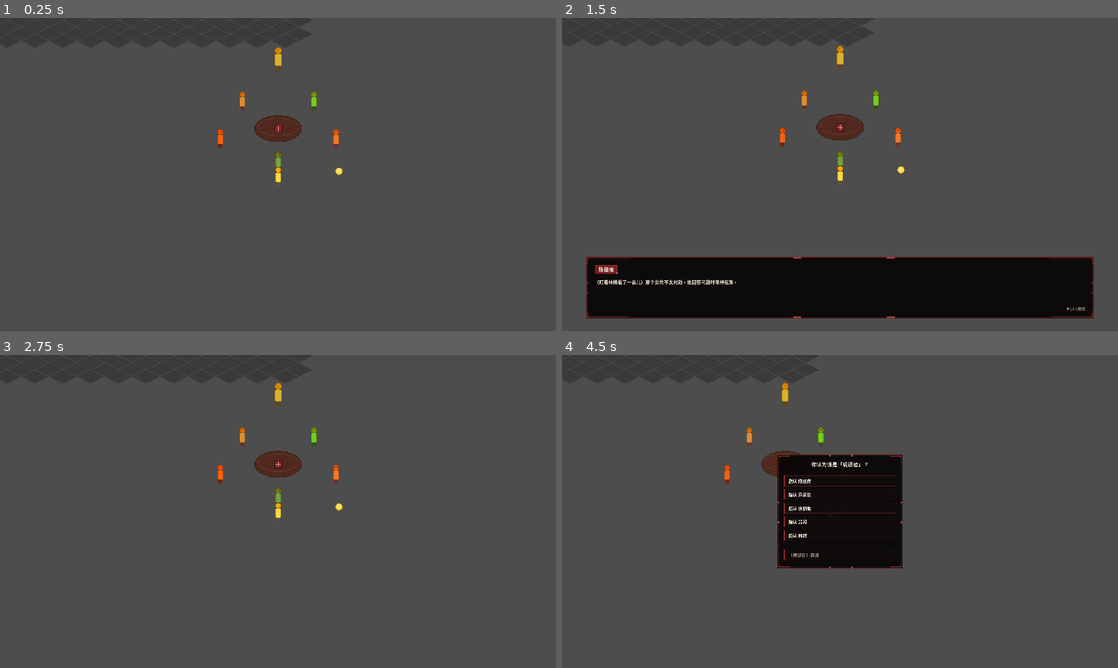
Above: before the commit, frames 1-4 (two rows, left to right).
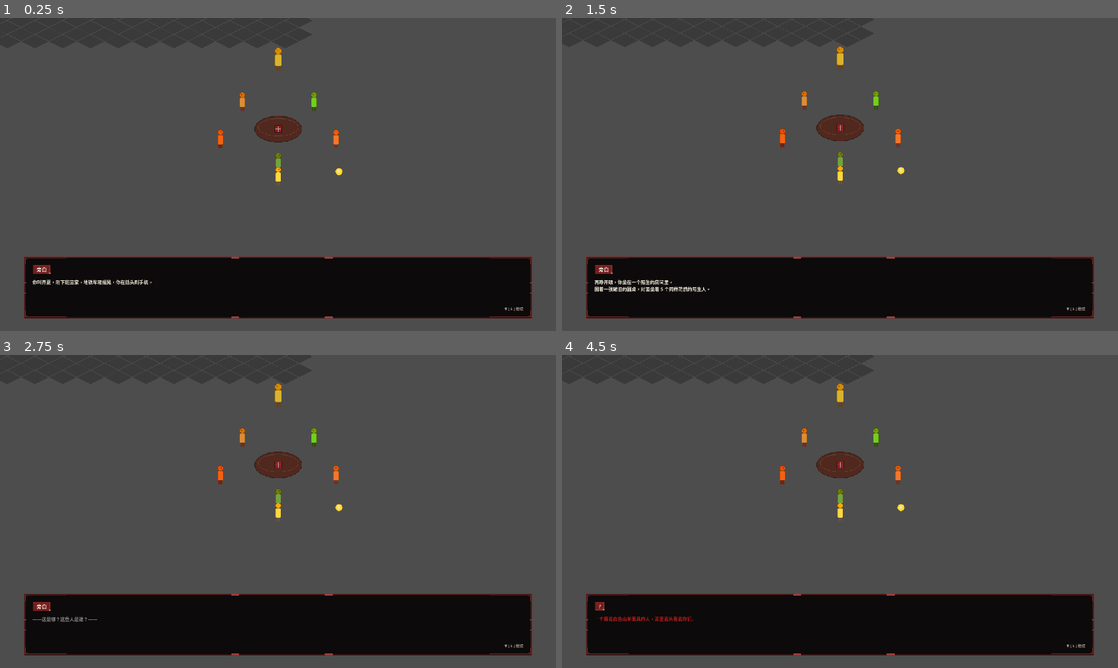
Above: after the commit, the same moments.

Repository: duancang8-ui/My-Game
Game: Godot game, scene res://src/scenes/world/interview_room.tscn
Same seed, same stepped clock (60 frames per second), same inputs: the game is played once before the commit and once after it.
Inputs (mouse positions are in pixels of both pictures, inside the frame that each line leads up to):
- Up to frame 1 (0.25 s): no input
- Up to frame 2 (1.5 s): tap Enter at 0.5 s; move the mouse to (962, 158) at 0.52 s; hold D (move_right) 0.53-1.25 s; hold E (interact) 0.53-1.25 s; click (962, 158) at 0.67 s; click (840, 293) at 1.25 s, where only the run before the commit has a clickable "1. 你怀疑谁是说谎者？"
- Up to frame 3 (2.75 s): tap Space at 2 s; drag from (166, 527) to (278, 502) at 2.02 s
- Up to frame 4 (4.5 s): tap Enter at 2.75 s; move the mouse to (895, 442) at 2.77 s; hold D (move_right) 2.78-3.5 s; tap Alt at 2.85 s; drag from (812, 574) to (795, 502) at 3.52 s; move the mouse to (1006, 558) at 4.27 s; hold A (move_left) from 4.28 s (still down); hold E (interact) from 4.28 s (still down)

The runs differ from the first frame. In frame 1, 18% of the frame differs, in the area x 0-96%, y 0-96%; in frame 2, 0.8%; in frame 3, 18%; in frame 4, 27%, in the area x 2-96%, y 0-96%.

Commit message:
feat(narrative): P4.1 opening cutscene + sheep rules + level HUD
User feedback: 'no cutscene, no narrative — players who haven't read the novel are lost'.

✅ Opening cutscene: 7 lines of narration (你叫齐夏...被押到陌生房间...看见戴山羊面具的人)
✅ Sheep rules cutscene: 6 lines (张强 introduces himself + explains 说谎者 rules)
   - Both auto-chain via auto_next_line_id
   - Player locked during entire intro
✅ CutsceneController: reusable narrative driver (loads dialogue, locks player, emits finished)
✅ LevelHUD: top center panel — '已对话: X/5 名囚徒' + key hint
   - Hidden during cutscene, shown after intro completes
   - Live polls GameState.completed_dialogues for progress
✅ LiarGameOrchestrator: chained intro flow (opening → rules → enable_gameplay)

E2E verification: PASS (HUD hidden during intro → shown after; player locked during → unlocked after)
43/43 unit tests still pass.

Co-authored-by: Cursor <cursoragent@cursor.com>

Diff:
--- a/src/scenes/world/interview_room.tscn
+++ b/src/scenes/world/interview_room.tscn
@@ -9,6 +9,8 @@
 [ext_resource type="Script" uid="uid://2foaf0jt400l" path="res://src/scripts/liar_game/liar_game_orchestrator.gd" id="7_orch"]
 [ext_resource type="Script" uid="uid://d2lqtadja4kaq" path="res://src/scripts/ui/vote_panel.gd" id="8_vote"]
 [ext_resource type="Script" uid="uid://lwsydnvf4tdr" path="res://src/scripts/ui/result_screen.gd" id="9_result"]
+[ext_resource type="Script" uid="uid://hw16wwn6m6js" path="res://src/scripts/cutscene/cutscene_controller.gd" id="10_cutscene"]
+[ext_resource type="Script" uid="uid://rljnyxj01nwo" path="res://src/scripts/ui/level_hud.gd" id="11_hud"]
 
 [node name="InterviewRoom" type="Node2D"]
 
@@ -42,6 +44,26 @@
 [node name="ResultScreen" type="CanvasLayer" parent="."]
 script = ExtResource("9_result")
 
+[node name="OpeningCutscene" type="Node" parent="."]
+script = ExtResource("10_cutscene")
+dialogue_box_path = NodePath("../DialogueBox")
+player_path = NodePath("../YSortContainer/Player")
+dialogue_id = "liar_opening_cutscene"
+auto_start = false
+lock_player = true
+
+[node name="SheepRulesCutscene" type="Node" parent="."]
+script = ExtResource("10_cutscene")
+dialogue_box_path = NodePath("../DialogueBox")
+player_path = NodePath("../YSortContainer/Player")
+dialogue_id = "liar_sheep_rules"
+auto_start = false
+lock_player = true
+
+[node name="LevelHUD" type="CanvasLayer" parent="."]
+script = ExtResource("11_hud")
+npc_dialogue_ids = Array[String](["liar_chen_junnan", "liar_qiao_jiajin", "liar_zhang_lijuan", "liar_su_shan", "liar_lin_qin"])
+
 [node name="LiarGameController" type="Node" parent="."]
 script = ExtResource("6_ctrl")
 
@@ -51,3 +73,6 @@
 vote_panel_path = NodePath("../VotePanel")
 result_screen_path = NodePath("../ResultScreen")
 player_path = NodePath("../YSortContainer/Player")
+cutscene_path = NodePath("../OpeningCutscene")
+rules_cutscene_path = NodePath("../SheepRulesCutscene")
+level_hud_path = NodePath("../LevelHUD")
--- /dev/null
+++ b/src/scripts/cutscene/cutscene_controller.gd
@@ -0,0 +1,64 @@
+extends Node
+
+# 过场剧情控制器：在关卡开始时播放叙述性对话
+# 期间禁用玩家移动；播放完毕后通过 finished 信号通知
+# 复用 DialogueRunner + DialogueBox UI（speaker 留空显示为旁白）
+
+signal finished()
+
+@export var dialogue_box_path: NodePath = NodePath("../DialogueBox")
+@export var player_path: NodePath = NodePath("../YSortContainer/Player")
+@export var dialogue_id: String = ""           ## 待播放的过场对话 id（在 DialogueDatabase 里）
+@export var auto_start: bool = true
+@export var lock_player: bool = true
+
+var _runner: DialogueRunner = null
+var _box: DialogueBox = null
+var _player: Node = null
+
+func _ready() -> void:
+    _box = get_node_or_null(dialogue_box_path) as DialogueBox
+    _player = get_node_or_null(player_path)
+    if _box == null:
+        push_error("CutsceneController: DialogueBox not found at " + str(dialogue_box_path))
+        return
+    if auto_start and dialogue_id != "":
+        call_deferred("play", dialogue_id)
+
+func play(id: String) -> void:
+    var db = get_node_or_null("/root/DialogueDatabase")
+    if db == null or not db.has_dialogue(id):
+        push_warning("CutsceneController: dialogue '%s' not found" % id)
+        finished.emit()
+        return
+    if lock_player and _player != null:
+        _player.set_physics_process(false)
+        if _player.has_method("set"):
+            _player.set("velocity", Vector2.ZERO)
+    _runner = DialogueRunner.new()
+    _runner.dialogue_ended.connect(_on_runner_ended, CONNECT_ONE_SHOT)
+    _box.attach_runner(_runner)
+    # 把 box 的 continue/choice 接到 runner
+    if not _box.continue_pressed.is_connected(_on_continue):
+        _box.continue_pressed.connect(_on_continue)
+    if not _box.choice_picked.is_connected(_on_choice):
+        _box.choice_picked.connect(_on_choice)
+    _runner.start(db.get_lines(id), db.get_start_id(id))
+
+func _on_continue() -> void:
+    if _runner != null:
+        _runner.advance()
+
+func _on_choice(index: int) -> void:
+    if _runner != null:
+        _runner.pick_choice(index)
+
+func _on_runner_ended() -> void:
+    if lock_player and _player != null:
+        _player.set_physics_process(true)
+    if _box.continue_pressed.is_connected(_on_continue):
+        _box.continue_pressed.disconnect(_on_continue)
+    if _box.choice_picked.is_connected(_on_choice):
+        _box.choice_picked.disconnect(_on_choice)
+    _runner = null
+    finished.emit()
--- a/src/scripts/dialogue/dialogue_database.gd
+++ b/src/scripts/dialogue/dialogue_database.gd
@@ -20,6 +20,8 @@
 func _register_builtin_dialogues() -> void:
     register_chen_junnan_intro()
     _register_liar_game_dialogues()
+    _register_liar_opening_cutscene()
+    _register_liar_sheep_rules()
 
 func register(dialogue_id: String, lines: Array, start_id: String) -> void:
     _dialogues_by_id[dialogue_id] = lines
@@ -133,3 +135,73 @@
     l2.auto_next_line_id = ""
 
     register(dialogue_id, [l1, l2], dialogue_id + "_01")
+
+# === P4.1: 开场过场（叙述性，让没读过原作的玩家上手）===
+
+func _register_liar_opening_cutscene() -> void:
+    var lines: Array[DialogueLine] = []
+
+    lines.append(_narration("liar_open_01",
+        "你叫齐夏，刚下班回家。地铁车厢摇晃，你在低头刷手机。"))
+    lines.append(_narration("liar_open_02",
+        "下一秒——[color=#b71c1c]脚下一空[/color]。"))
+    lines.append(_narration("liar_open_03",
+        "再睁开眼，你坐在一个陌生的房间里。\n围着一张破旧的圆桌，对面坐着 5 个同样茫然的陌生人。"))
+    lines.append(_narration("liar_open_04",
+        "[color=#888]——这是哪？这些人是谁？——[/color]"))
+    lines.append(_narration("liar_open_05",
+        "你脑海中只有这一个问题，[color=#b71c1c]直到看见站在桌子上方的「他」[/color]。"))
+    lines.append(_narration_with_speaker("liar_open_06", "?",
+        "[color=#b71c1c]一个戴着白色山羊面具的人，正歪着头看着你们。[/color]"))
+    lines.append(_narration("liar_open_07",
+        "[color=#888]他没有立刻说话。空气安静得能听见自己的心跳。[/color]\n[color=#b71c1c]你意识到——你大概，正身处某种「游戏」之中。[/color]"))
+
+    # 串联 auto_next
+    for i in range(lines.size() - 1):
+        lines[i].auto_next_line_id = lines[i + 1].line_id
+
+    register("liar_opening_cutscene", lines, lines[0].line_id)
+
+# === P4.1: 人羊·张强宣布游戏规则 ===
+
+func _register_liar_sheep_rules() -> void:
+    var lines: Array[DialogueLine] = []
+
+    lines.append(_speaker_line("liar_rules_01", "人羊·张强",
+        "（戴着山羊面具的男人慢慢摘下面具半边，露出半张笑脸）\n[color=#b71c1c]欢迎来到「面试房间」。我叫张强，你们叫我「人羊」就好。[/color]"))
+    lines.append(_speaker_line("liar_rules_02", "人羊·张强",
+        "你们 6 人之中——包括坐在那边发愣的[color=#ffd93d]你[/color]——\n[color=#b71c1c]有 1 个人，是规则指定的「说谎者」。[/color]"))
+    lines.append(_speaker_line("liar_rules_03", "人羊·张强",
+        "[color=#888]注意听好了：[/color]\n「说谎者」不一定真的撒过谎。[color=#b71c1c]TA 只是「被规则选中的那个人」。[/color]"))
+    lines.append(_speaker_line("liar_rules_04", "人羊·张强",
+        "你需要做的事很简单：[color=#ffd93d]和每个人都聊聊[/color]——\n然后到这张桌子前，[color=#ffd93d]提交你认为是「说谎者」的那个人[/color]。"))
+    lines.append(_speaker_line("liar_rules_05", "人羊·张强",
+        "[color=#b71c1c]猜对了，你们都活；猜错了……[/color]\n（他把面具戴回去）……让你们尝尝「制裁」的滋味。"))
+    lines.append(_narration("liar_rules_06",
+        "[color=#888]——人羊重新戴上面具，安静地退到房间一角。\n房间里其他 5 个人开始小声交头接耳。是时候去和每个人都谈谈了。[/color]"))
+
+    for i in range(lines.size() - 1):
+        lines[i].auto_next_line_id = lines[i + 1].line_id
+
+    register("liar_sheep_rules", lines, lines[0].line_id)
+
+func _narration(id: String, text: String) -> DialogueLine:
+    var l: DialogueLine = DialogueLine.new()
+    l.line_id = id
+    l.speaker_name = "旁白"
+    l.text = text
+    return l
+
+func _narration_with_speaker(id: String, speaker: String, text: String) -> DialogueLine:
+    var l: DialogueLine = DialogueLine.new()
+    l.line_id = id
+    l.speaker_name = speaker
+    l.text = text
+    return l
+
+func _speaker_line(id: String, speaker: String, text: String) -> DialogueLine:
+    var l: DialogueLine = DialogueLine.new()
+    l.line_id = id
+    l.speaker_name = speaker
+    l.text = text
+    return l
--- a/src/scripts/liar_game/liar_game_orchestrator.gd
+++ b/src/scripts/liar_game/liar_game_orchestrator.gd
@@ -10,11 +10,17 @@
 @export var vote_panel_path: NodePath = NodePath("../VotePanel")
 @export var result_screen_path: NodePath = NodePath("../ResultScreen")
 @export var player_path: NodePath = NodePath("../YSortContainer/Player")
+@export var cutscene_path: NodePath = NodePath("../OpeningCutscene")
+@export var rules_cutscene_path: NodePath = NodePath("../SheepRulesCutscene")
+@export var level_hud_path: NodePath = NodePath("../LevelHUD")
 
 var _ctrl: LiarGameController
 var _panel: Node
 var _result_screen: Node
 var _player: Node
+var _opening: Node
+var _rules: Node
+var _hud: CanvasLayer
 var _player_initial_position: Vector2 = Vector2.ZERO
 var _player_initial_modulate: Color = Color.WHITE
 
@@ -39,8 +45,47 @@
             _result_screen.load_save_pressed.connect(_on_load_save)
         if _result_screen.has_signal("continue_pressed"):
             _result_screen.continue_pressed.connect(_on_continue)
+
+    _opening = get_node_or_null(cutscene_path)
+    _rules = get_node_or_null(rules_cutscene_path)
+    _hud = get_node_or_null(level_hud_path) as CanvasLayer
+
     # 监听整个场景树中的所有 Interactable
     _connect_all_interactables(get_tree().root)
+
+    # 暂时禁用 HUD 直到过场结束
+    if _hud != null:
+        _hud.visible = false
+
+    # 启动开场过场流程：开场 → 张强规则 → 解锁玩家 + 显示 HUD
+    call_deferred("_start_intro_flow")
+
+func _start_intro_flow() -> void:
+    if _opening == null and _rules == null:
+        _enable_gameplay()
+        return
+    if _opening != null:
+        _opening.finished.connect(_on_opening_done, CONNECT_ONE_SHOT)
+        _opening.play("liar_opening_cutscene")
+    elif _rules != null:
+        _rules.finished.connect(_on_rules_done, CONNECT_ONE_SHOT)
+        _rules.play("liar_sheep_rules")
+
+func _on_opening_done() -> void:
+    if _rules != null:
+        _rules.finished.connect(_on_rules_done, CONNECT_ONE_SHOT)
+        _rules.play("liar_sheep_rules")
+    else:
+        _enable_gameplay()
+
+func _on_rules_done() -> void:
+    _enable_gameplay()
+
+func _enable_gameplay() -> void:
+    if _hud != null:
+        _hud.visible = true
+    if Toast != null:
+        Toast.show_info("和 5 个人都谈谈，然后到桌前提交答案。")
 
 func _connect_all_interactables(node: Node) -> void:
     if node is Interactable:
--- /dev/null
+++ b/src/scripts/ui/level_hud.gd
@@ -0,0 +1,84 @@
+extends CanvasLayer
+
+# 顶部 HUD：显示玩家当前进度（已对话 X/N 名 NPC + 操作提示）
+# 监听 GameState.completed_dialogues 来计数
+# 这样过场结束后玩家能清楚下一步做什么
+
+const PANEL_TEX: Texture2D = preload("res://src/assets/ui/dialogue_panel_9slice.png")
+
+@export var npc_dialogue_ids: Array[String] = []
+@export var hint_text: String = "[E] 与人交谈　|　走到桌前的黄色光球提交答案"
+
+var _panel: PanelContainer
+var _progress_label: Label
+var _hint_label: Label
+
+func _ready() -> void:
+    layer = 5
+    process_mode = Node.PROCESS_MODE_ALWAYS
+    _build()
+    _refresh()
+    # 监听 GameState 变化（DialogueController 调用 mark_dialogue_completed 后刷新）
+    var gs = get_node_or_null("/root/GameState")
+    if gs != null and not gs.is_connected("tree_exited", _refresh):
+        # GameState 没有 changed signal，用 polling 简单处理
+        set_process(true)
+
+func _process(_delta: float) -> void:
+    _refresh()
+
+func _build() -> void:
+    _panel = PanelContainer.new()
+    _panel.anchor_left = 0.5
+    _panel.anchor_top = 0
+    _panel.anchor_right = 0.5
+    _panel.anchor_bottom = 0
+    _panel.offset_left = -280
+    _panel.offset_top = 20
+    _panel.offset_right = 280
+    _panel.offset_bottom = 80
+    var sb := StyleBoxTexture.new()
+    sb.texture = PANEL_TEX
+    sb.texture_margin_left = 16
+    sb.texture_margin_top = 16
+    sb.texture_margin_right = 16
+    sb.texture_margin_bottom = 16
+    sb.content_margin_left = 20
+    sb.content_margin_top = 8
+    sb.content_margin_right = 20
+    sb.content_margin_bottom = 8
+    _panel.add_theme_stylebox_override("panel", sb)
+    add_child(_panel)
+
+    var vbox := VBoxContainer.new()
+    vbox.add_theme_constant_override("separation", 2)
+    _panel.add_child(vbox)
+
+    _progress_label = Label.new()
+    _progress_label.horizontal_alignment = HORIZONTAL_ALIGNMENT_CENTER
+    _progress_label.add_theme_font_size_override("font_size", 16)
+    _progress_label.add_theme_color_override("font_color", Color(0.95, 0.85, 0.45))
+    vbox.add_child(_progress_label)
+
+    _hint_label = Label.new()
+    _hint_label.horizontal_alignment = HORIZONTAL_ALIGNMENT_CENTER
+    _hint_label.add_theme_font_size_override("font_size", 12)
+    _hint_label.add_theme_color_override("font_color", Color(0.75, 0.7, 0.65))
+    _hint_label.text = hint_text
+    vbox.add_child(_hint_label)
+
+func _refresh() -> void:
+    var gs = get_node_or_null("/root/GameState")
+    if gs == null:
+        _progress_label.text = "已对话: 0/%d" % npc_dialogue_ids.size()
+        return
+    var count: int = 0
+    for did in npc_dialogue_ids:
+        if gs.completed_dialogues.has(did):
+            count += 1
+    var total: int = npc_dialogue_ids.size()
+    if count >= total and total > 0:
+        _progress_label.text = "✓ 已对话 %d/%d　[color=#ffd93d]去桌前提交答案吧[/color]" % [count, total]
+        _progress_label.add_theme_color_override("font_color", Color(0.55, 0.95, 0.55))
+    else:
+        _progress_label.text = "已对话: %d/%d 名囚徒" % [count, total]
Not shown: 1 places in src/scenes/world/interview_room.tscn that only renumber resources
Not shown, added: src/scripts/cutscene/cutscene_controller.gd.uid
Not shown, added: src/scripts/ui/level_hud.gd.uid
